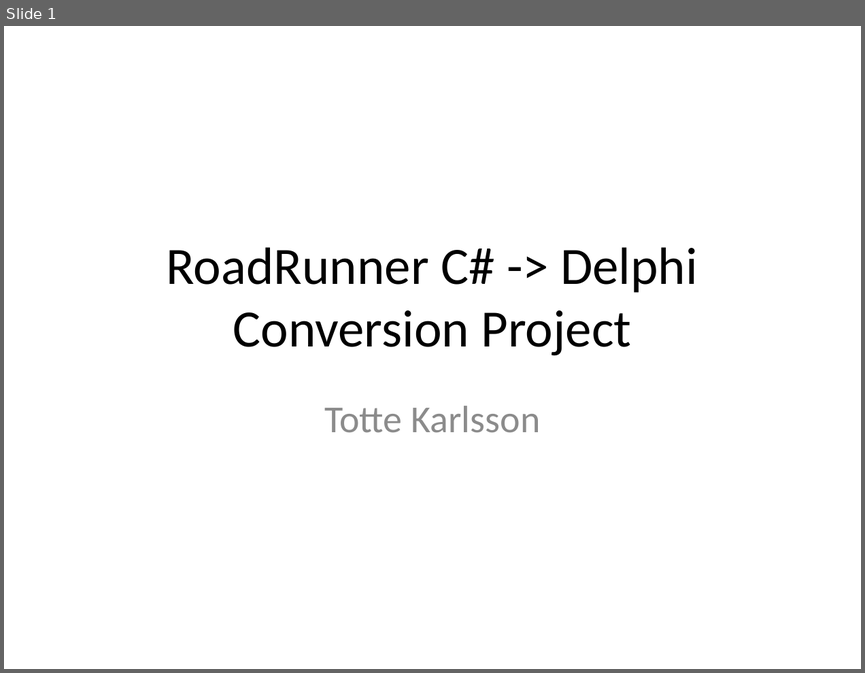
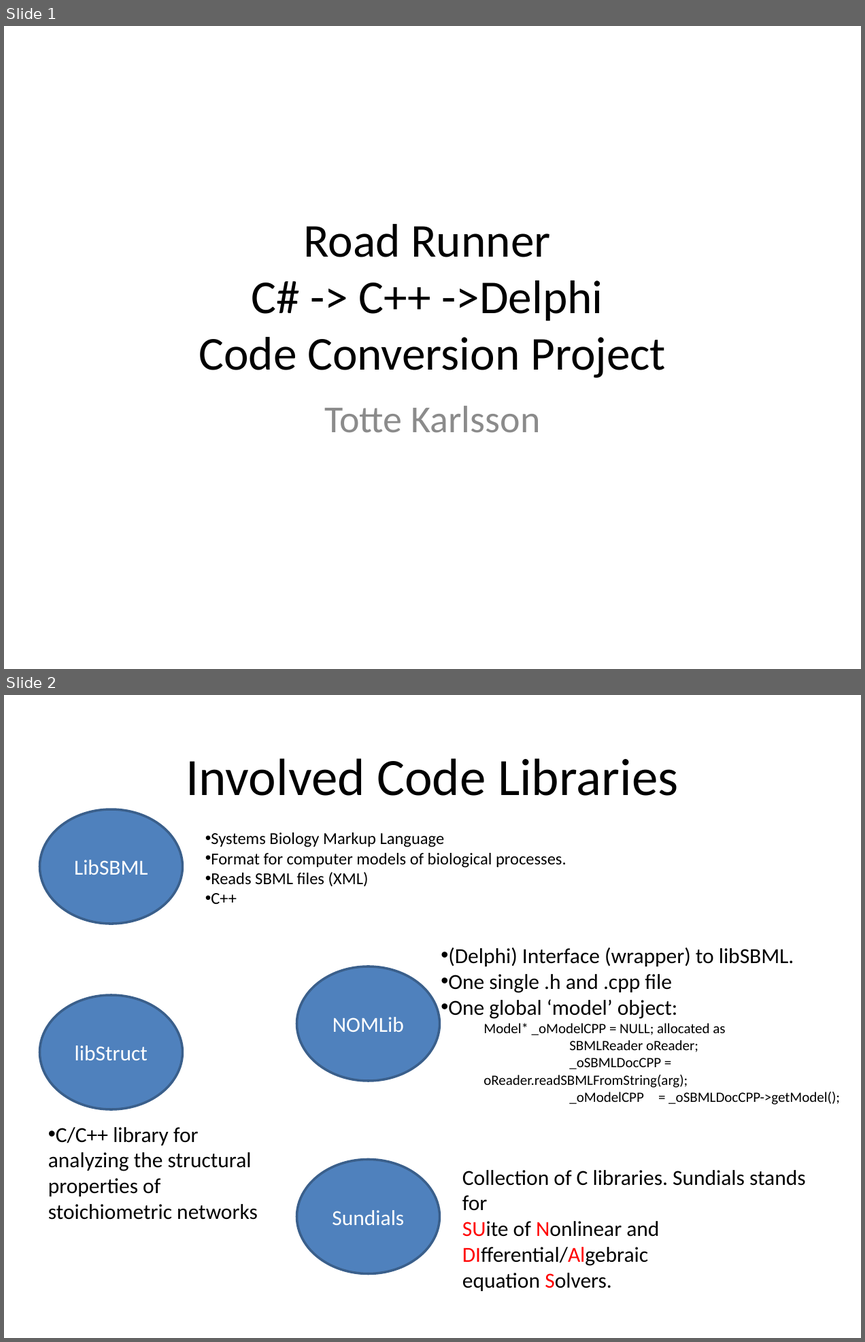
Before and after one commit to gregmedlock/roadrunnerwork, a slide deck: trunk/Docs/RoadRunnerPPT.pptx. Shown one above the other, each under a label of ours: slide 1 before the commit, slides 1 and 2 after it. The pictures are 865x673 and 865x1342 pixels, drawn with LibreOffice and Linux fonts; fonts in the diff are those of the drawing. Boxes give left, top, right and bottom in pixels: in the first picture for what was removed or moved away, otherwise in the second. Text is boxed around its words. In the diff, an @@ line names an element or a change of style, - is before the commit and + after.

```diff
--- a/trunk/Docs/RoadRunnerPPT.pptx
+++ b/trunk/Docs/RoadRunnerPPT.pptx
@@ slide 2 added at <box>4,695,861,1338</box>, background #FFFFFF @@
@@ title added at <box>186,758,678,796</box>, 44 pt, text #000000 @@
+Involved Code Libraries
@@ ellipse added at <box>40,809,183,923</box>, fill #4F81BD, outline #3A5F8C 2 pt, 18 pt, text #FFFFFF @@
+LibSBML
@@ text added at <box>211,832,566,904</box>, 14 pt, text #000000 @@
+• Systems Biology Markup Language
+• Format for computer models of biological processes.
+• Reads SBML files (XML)
+• C++
@@ text added at <box>448,947,840,1104</box>, 12 pt, text #000000 @@
+• (Delphi) Interface (wrapper) to libSBML.
+• One single .h and .cpp file
+• One global ‘model’ object:
+  Model* _oModelCPP = NULL; allocated as
+  SBMLReader oReader;
+  _oSBMLDocCPP = oReader.readSBMLFromString(arg);
+  _oModelCPP = _oSBMLDocCPP->getModel();
@@ ellipse added at <box>297,966,440,1081</box>, fill #4F81BD, outline #3A5F8C 2 pt, 18 pt, text #FFFFFF @@
+NOMLib
@@ ellipse added at <box>40,995,183,1109</box>, fill #4F81BD, outline #3A5F8C 2 pt, 18 pt, text #FFFFFF @@
+libStruct
@@ text added at <box>48,1127,258,1219</box>, 18 pt, text #000000 @@
+• C/C++ library for analyzing the structural properties of
+stoichiometric networks
@@ ellipse added at <box>297,1159,440,1273</box>, fill #4F81BD, outline #3A5F8C 2 pt, 18 pt, text #FFFFFF @@
+Sundials
@@ text added at <box>462,1170,806,1291</box>, 18 pt, text #000000 @@
+Collection of C libraries. Sundials stands for
+SUite of Nonlinear and DIfferential/Algebraic
+equation Solvers.
@@ slide 1 changed as well @@
@@ title at <box>198,224,666,378</box>: text changed; size 44 to 39.6 pt @@
-RoadRunner C# -> Delphi Conversion Project
+Road Runner
+C# -> C++ ->Delphi
+Code Conversion Project
```
Also in this commit, not shown: 3 other slides changed, 1 other slide added, 2 slides removed, 1 other file.
